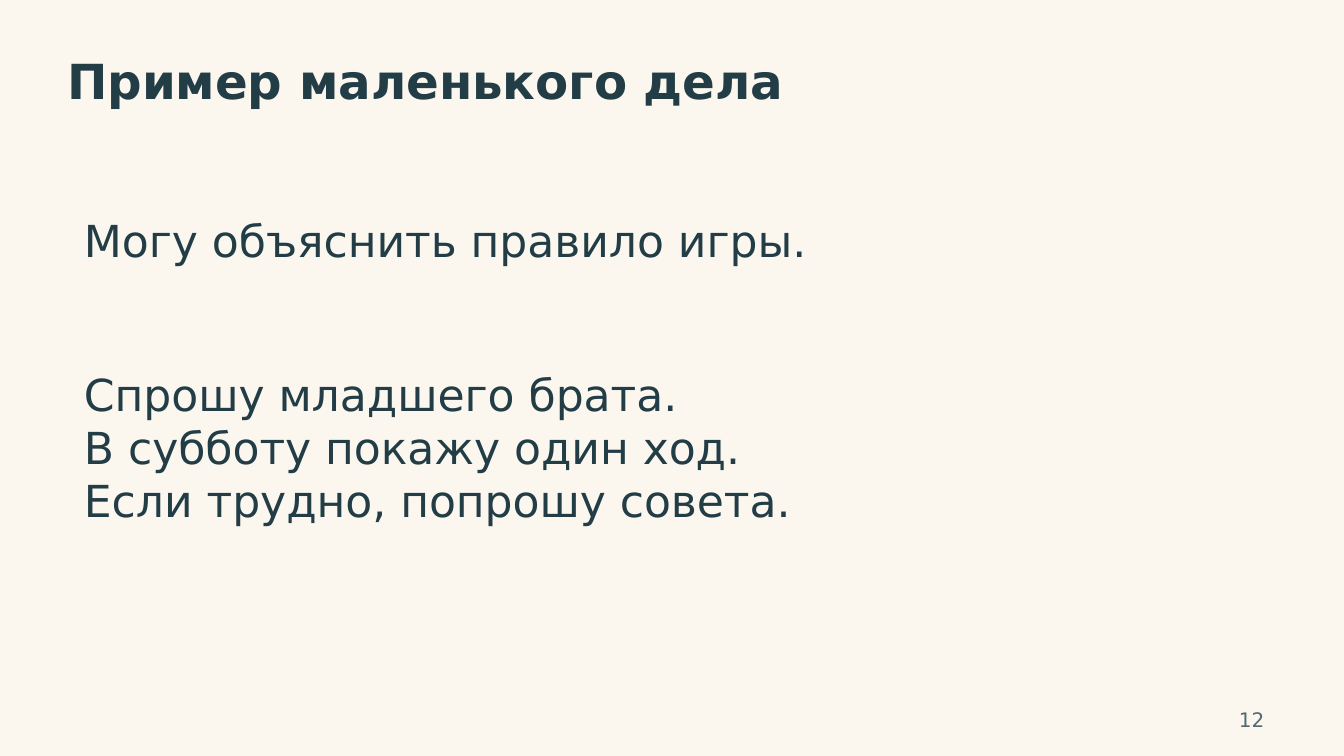
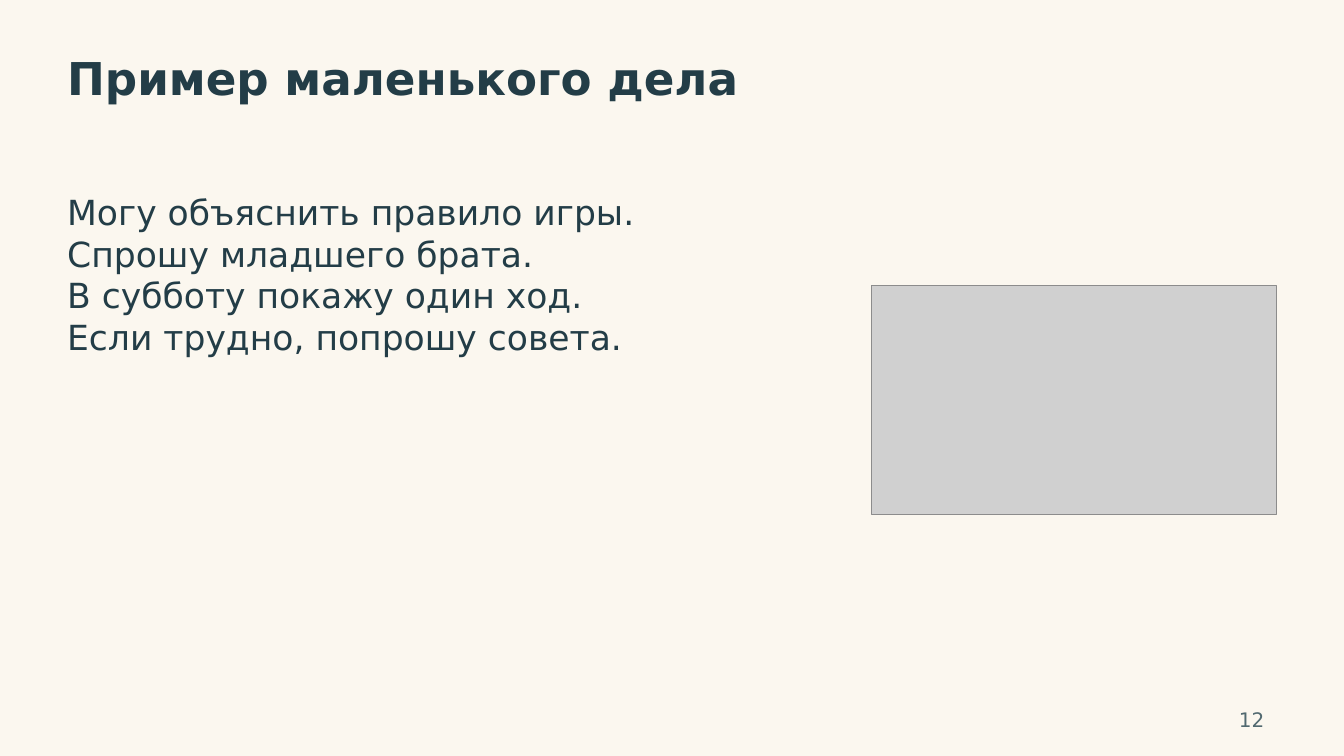
Before and after one commit to VAtapin/lessons, a slide deck: slide 12 of assets/lessons/chto-delat-so-svoim-talantom/Talant_Prezentaciya.pptx. Drawn at 1344x756 pixels with LibreOffice and Linux fonts; fonts in the diff are those of the drawing; grey boxes stand for pictures. Boxes give left, top, right and bottom in pixels: in the first picture for what was removed or moved away, otherwise in the second. Text is boxed around its words. In the diff, an @@ line names an element or a change of style, - is before the commit and + after.

```diff
--- a/assets/lessons/chto-delat-so-svoim-talantom/Talant_Prezentaciya.pptx
+++ b/assets/lessons/chto-delat-so-svoim-talantom/Talant_Prezentaciya.pptx
@@ text "Пример маленького дела" at bbox=[67, 62, 738, 105]: size 34.5 to 32.2 pt @@
@@ text at bbox=[67, 198, 634, 233]: paragraph added @@
+Могу объяснить правило игры.
@@ text "Могу объяснить правило игры.": place and size @@
-text "Могу объяснить правило игры." at bbox=[84, 377, 791, 526]
+text "Могу объяснить правило игры." at bbox=[67, 198, 634, 357]
@@ text removed at bbox=[84, 223, 806, 266] @@
-Могу объяснить правило игры.
@@ text at bbox=[67, 240, 622, 357]: size 31.5 to 24.8 pt in "Спрошу младшего брата.", "В субботу покажу один ход.", "Если трудно, попрошу совета." @@
@@ picture added at bbox=[872, 286, 1277, 514] @@
```
Also in this commit, not shown: 8 other slides changed, 45 other files.
